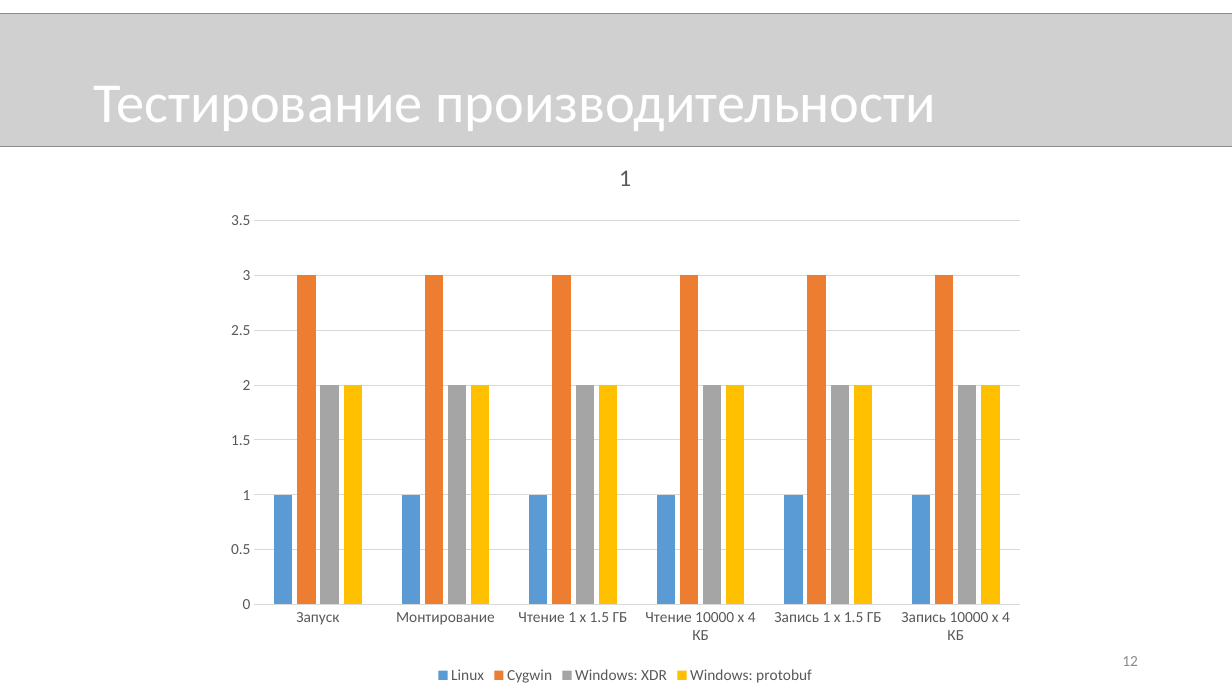
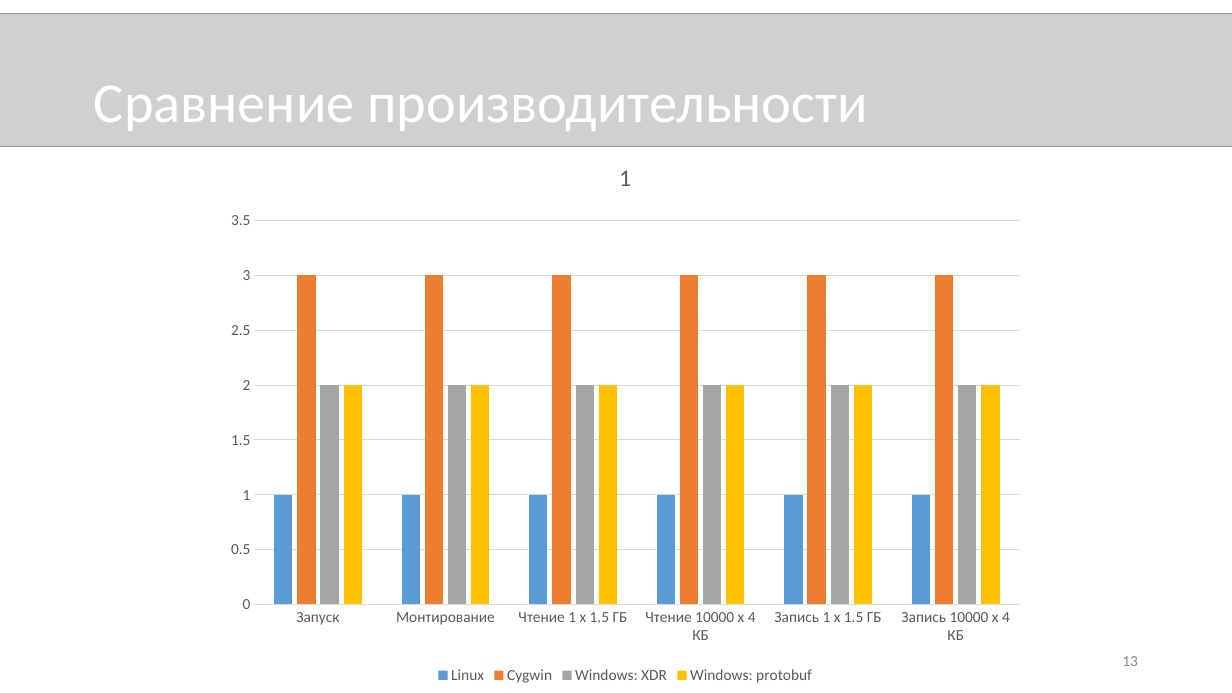
Before and after one commit to novokrest/master-thesis, a slide deck: slide 13 of presentation.pptx (slide 12 before the commit). Drawn at 1232x693 pixels with LibreOffice and Linux fonts; fonts in the diff are those of the drawing; grey boxes stand for pictures. Boxes give left, top, right and bottom in pixels: in the first picture for what was removed or moved away, otherwise in the second. Text is boxed around its words. In the diff, an @@ line names an element or a change of style, - is before the commit and + after.

```diff
--- a/presentation.pptx
+++ b/presentation.pptx
@@ title at bbox=[94, 86, 867, 131]: text changed @@
-Тестирование производительности
+Сравнение производительности
@@ page number at bbox=[1122, 656, 1138, 666]: text changed @@
-12
+13
```
Also in this commit, not shown: 3 other slides changed, 7 slides added, 4 slides removed, 1 other file.
